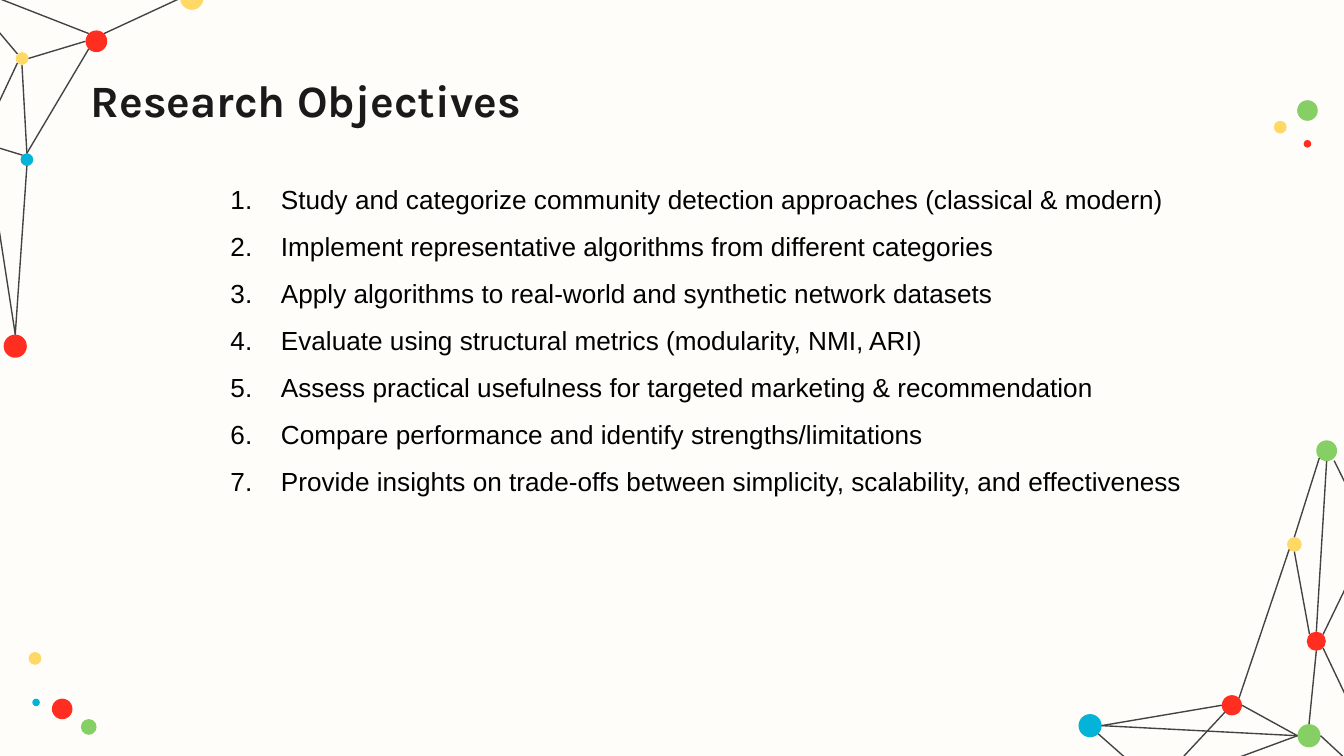
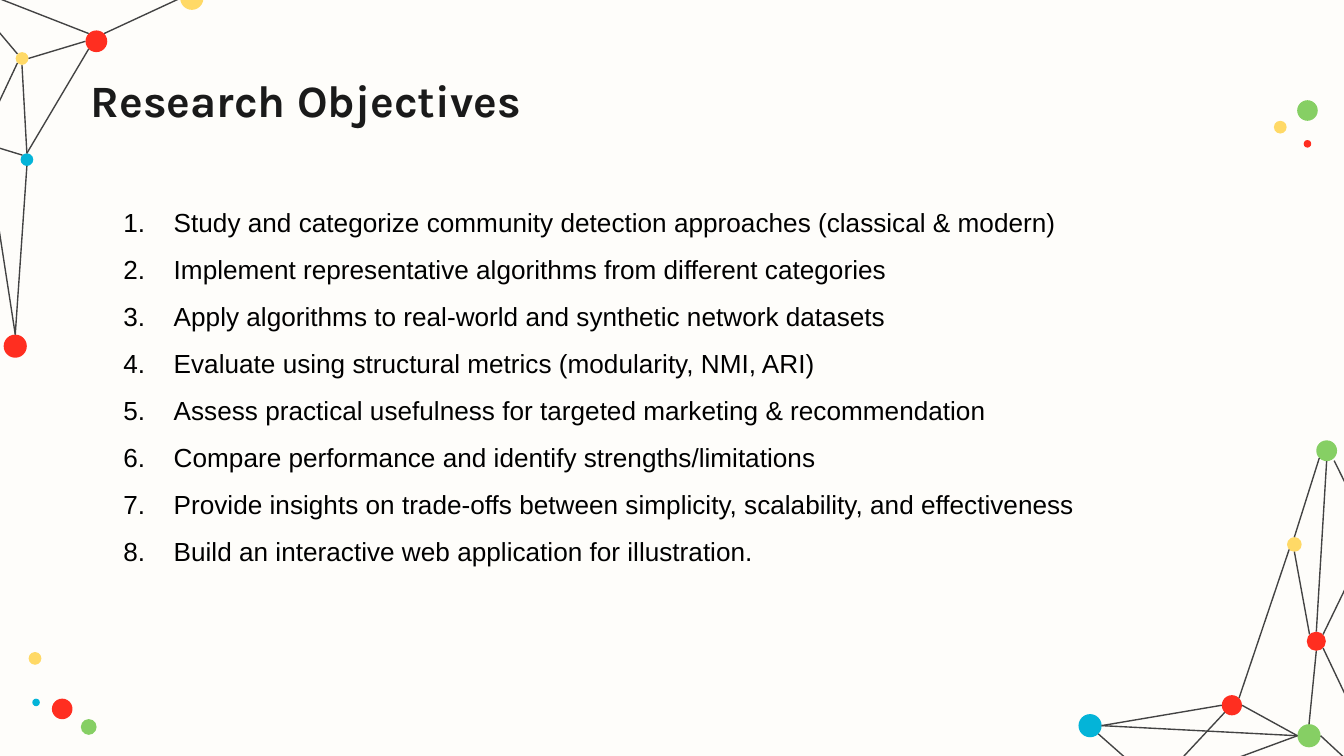
Before and after one commit to hamzamdn077/Master-Project, a slide deck: slide 5 of presentation.pptx. Drawn at 1344x756 pixels with LibreOffice and Linux fonts; fonts in the diff are those of the drawing. Boxes give left, top, right and bottom in pixels: in the first picture for what was removed or moved away, otherwise in the second. Text is boxed around its words. In the diff, an @@ line names an element or a change of style, - is before the commit and + after.

```diff
--- a/presentation.pptx
+++ b/presentation.pptx
@@ text "Study and categorize community detection ..." moved from (x1=281, y1=190, x2=1180, y2=497) to (x1=174, y1=213, x2=1073, y2=567) @@
@@ text at (x1=174, y1=542, x2=752, y2=567): paragraph added @@
+8. Build an interactive web application for illustration.
```
Also in this commit, not shown: 9 other slides changed, 5 slides added, 1 other file.
